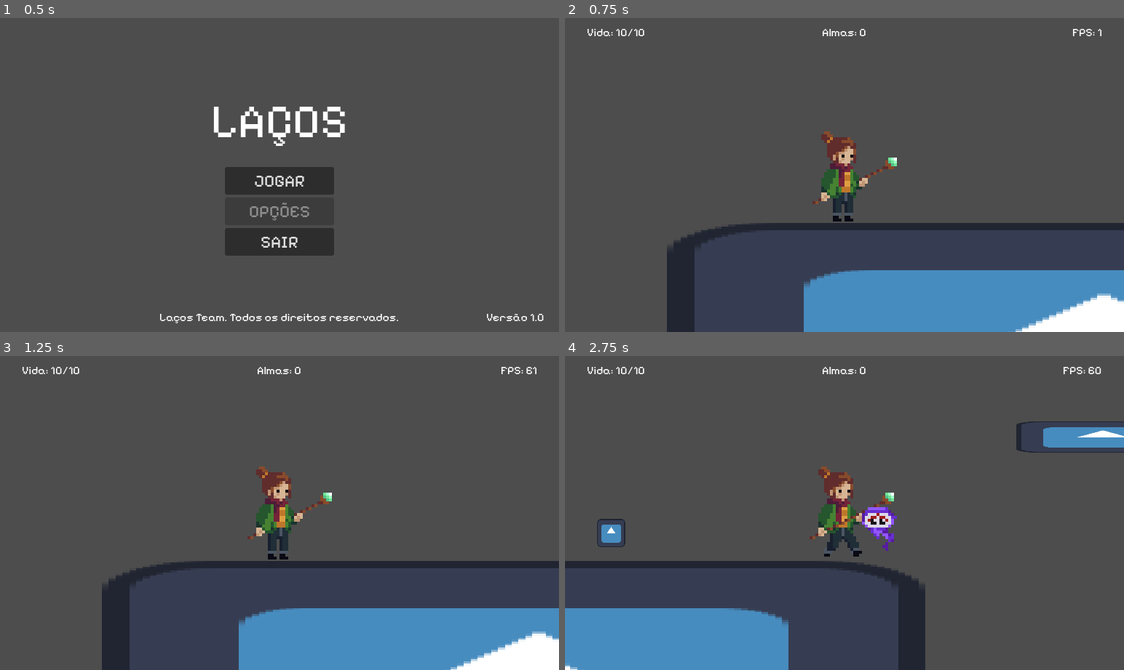
Above: before the commit, frames 1-4 (two rows, left to right).
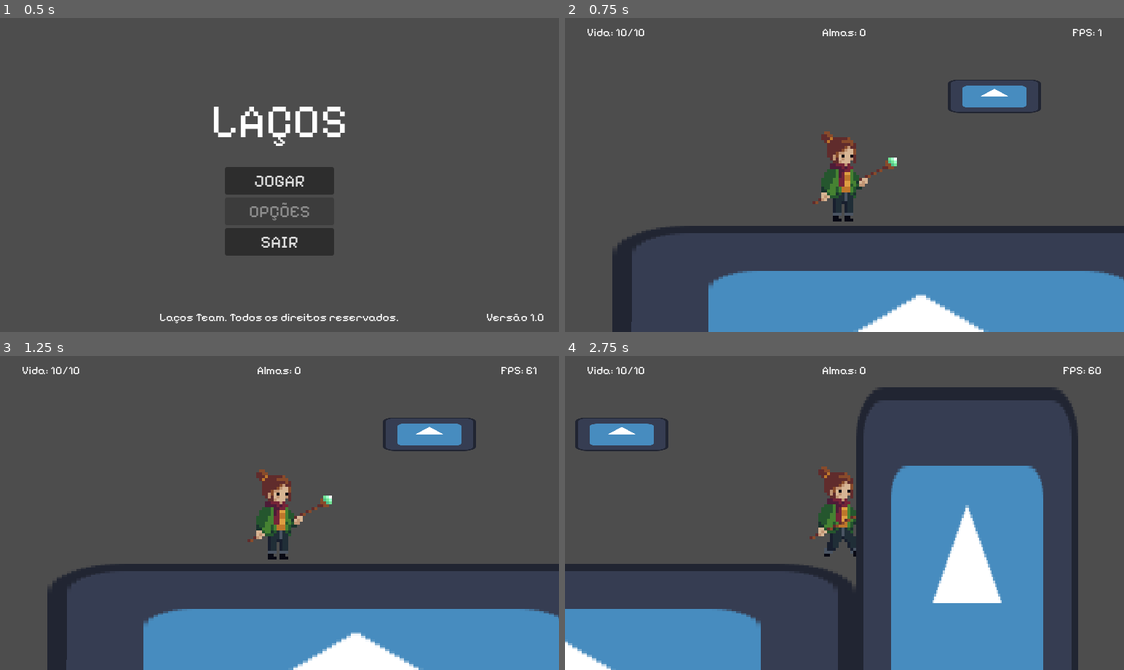
Above: after the commit, the same moments.

Repository: Vinnie-Jung/Lacos
Game: Godot game, scene res://scenes/menu/main_menu.tscn
Two runs of this game, one before a commit and one after it. Both use one fixed random seed, a clock stepped at 60 frames per second and the inputs below. The engine's default icon, where the game draws it, is replaced by a stand-in: a white triangle on a blue panel in a dark square.
Inputs (mouse positions are in pixels of both pictures, inside the frame that each line leads up to):
- Up to frame 1 (0.5 s): no input
- Up to frame 2 (0.75 s): click "JOGAR" at 0.5 s
- Up to frame 3 (1.25 s): no input
- Up to frame 4 (2.75 s): tap Enter at 1.25 s; move the mouse to (967, 497) at 1.27 s; hold Shift (dash) 1.28-2.03 s; hold D (move_right) from 1.28 s (still down); click (967, 497) at 1.42 s; tap W (jump) at 1.52, 2.27 s; move the mouse to (732, 528) at 2.02 s; tap E (invisibility) at 2.1 s

Frame 1 is identical in both runs. In frame 2, 12% of the frame differs, in the area x 8-100%, y 19-100%; in frame 3, 12%; in frame 4, 28%, in the area x 0-100%, y 9-100%.

Commit message:
Adjusting enemy movement

Diff:
--- a/scenes/chars/monsters/enemy_2.tscn
+++ b/scenes/chars/monsters/enemy_2.tscn
@@ -152,6 +152,14 @@
 [node name="AttackCooldown" type="Timer" parent="."]
 wait_time = 2.0
 
+[node name="LeftTerrainDetector" type="RayCast2D" parent="."]
+position = Vector2(-10, 0)
+target_position = Vector2(0, 56)
+
+[node name="RightTerrainDetector" type="RayCast2D" parent="."]
+position = Vector2(10, 0)
+target_position = Vector2(0, 56)
+
 [connection signal="timeout" from="HitTimer" to="." method="_on_hit_timer_timeout"]
 [connection signal="body_entered" from="Radar" to="." method="_on_radar_body_entered"]
 [connection signal="body_exited" from="Radar" to="." method="_on_radar_body_exited"]
--- a/scenes/chars/monsters/monster_src/enemy2.gd
+++ b/scenes/chars/monsters/monster_src/enemy2.gd
@@ -10,8 +10,13 @@
 @onready var attack_range = $Range
 @onready var attack_cooldown = $AttackCooldown
 @onready var animation = $Texture
+@onready var terrain_left = $LeftTerrainDetector
+@onready var terrain_right = $RightTerrainDetector
 
 @export var max_health = MAX_HEALTH
+
+@onready var gravity = ProjectSettings.get_setting("physics/2d/default_gravity")
+
 
 var target = null
 var can_attack = true
@@ -31,7 +36,16 @@
 				attack_cooldown.start()
 
 	if (target != null):
-		_movement(delta)
+		var dir = (target.global_position - self.global_position)
+		if (terrain_left.is_colliding()):
+			if (dir.x < 0):
+				_movement(delta)
+		if (terrain_right.is_colliding()):
+			if (dir.x > 0):
+				_movement(delta)
+
+	# Gravity
+	self.velocity.y += gravity * delta if (!is_on_floor()) else 0
 
 func _movement(delta: float) -> void:
 	if (target is CharacterBody2D && not_in_range):
--- a/scenes/levels/daugher_scene_prot.tscn
+++ b/scenes/levels/daugher_scene_prot.tscn
@@ -27,7 +27,7 @@
 [node name="DaugherSceneProt" type="Node"]
 
 [node name="Daughter" parent="." instance=ExtResource("1_xvgpf")]
-position = Vector2(-1639, 725)
+position = Vector2(-4831, 735)
 
 [node name="StaticBody2D" type="StaticBody2D" parent="."]
 
--- a/scenes/levels/mother_scene_prot.tscn
+++ b/scenes/levels/mother_scene_prot.tscn
@@ -43,7 +43,7 @@
 [node name="MotherSceneProt" type="Node"]
 
 [node name="Mother" parent="." instance=ExtResource("1_nyxn6")]
-position = Vector2(3659, -143)
+position = Vector2(186, -135)
 
 [node name="StaticBody2D" type="StaticBody2D" parent="."]
 
@@ -71,7 +71,7 @@
 [node name="HUD" parent="." instance=ExtResource("3_y8b41")]
 
 [node name="Enemy1" parent="." instance=ExtResource("4_3qi82")]
-position = Vector2(3182, -137)
+position = Vector2(3110, -116)
 
 [node name="Enemy3" parent="." instance=ExtResource("4_3qi82")]
 position = Vector2(5980, -150)
@@ -233,4 +233,10 @@
 [node name="Enemy2" parent="." instance=ExtResource("6_k1obm")]
 position = Vector2(4551, -108)
 
+[node name="Enemy6" parent="." instance=ExtResource("6_k1obm")]
+position = Vector2(5829, -557)
+
+[node name="Enemy7" parent="." instance=ExtResource("6_k1obm")]
+position = Vector2(6590, -136)
+
 [connection signal="body_entered" from="delete" to="delete" method="_on_body_entered"]
